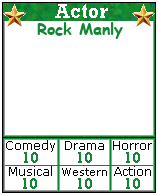
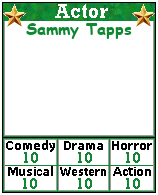
Layered file, before and after one edit (158x195). Changes by layer:
removed layer "Horror" over (114, 141, 152, 150)
removed layer "Drama" over (66, 141, 104, 150)
renamed "Rock Manly" to "Sammy Tapps", painted on it over (26, 22, 132, 39)
removed layer "Comedy" over (7, 140, 55, 152)
removed layer "Action" over (114, 166, 150, 176)
removed layer "Western" over (62, 168, 107, 176)
removed layer "Musical" over (10, 166, 48, 176)
painted on "Talent0SpriteNS.jpg" over (7, 139, 152, 191)
